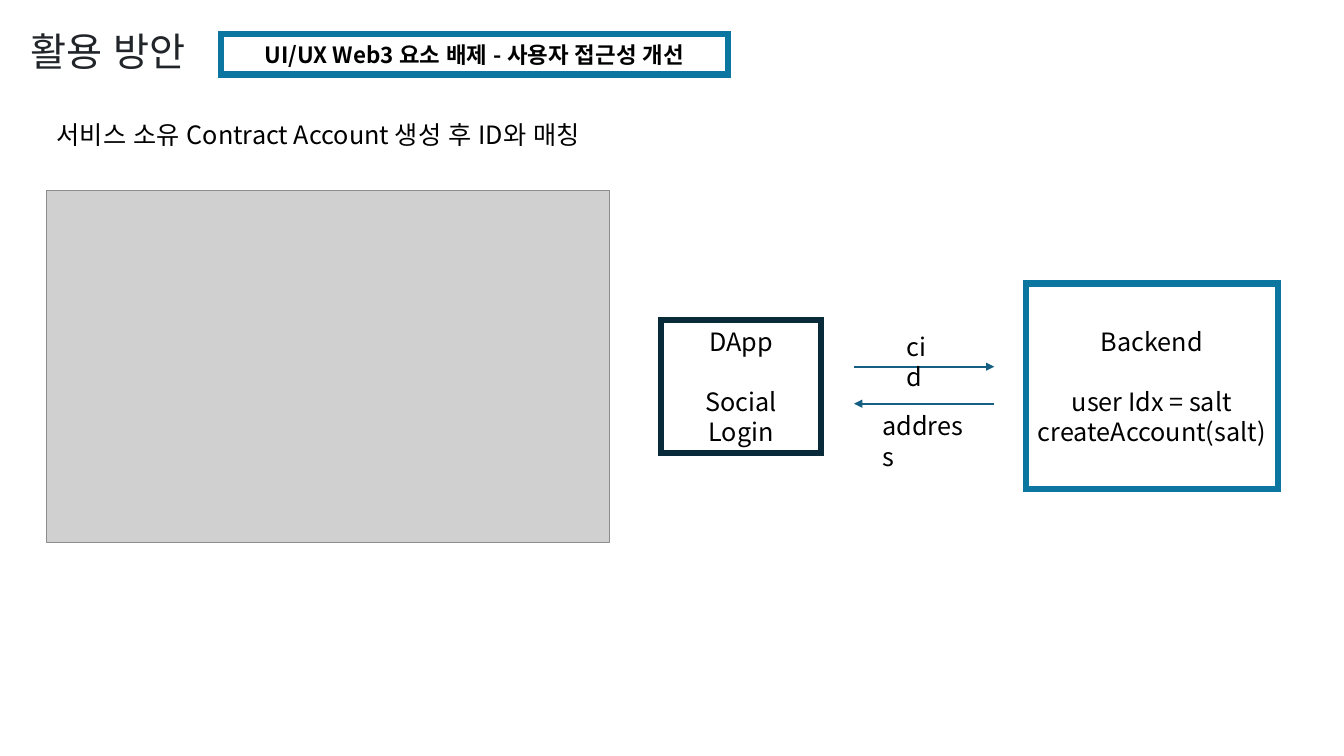
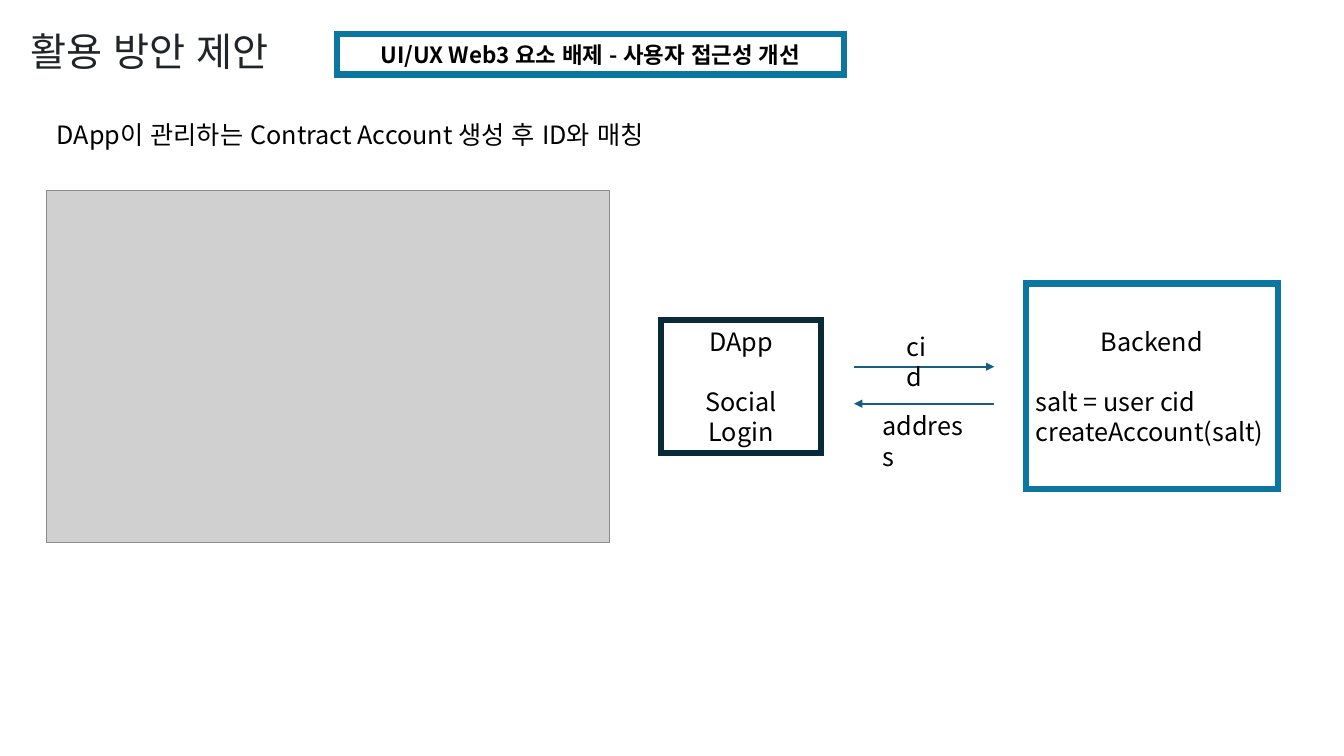
Before and after one commit to yyyljy/erc4337_alchemybundler, a slide deck: slide 13 of ERC4337.pptx. Drawn at 1344x756 pixels with LibreOffice and Linux fonts; fonts in the diff are those of the drawing; grey boxes stand for pictures. Boxes give left, top, right and bottom in pixels: in the first picture for what was removed or moved away, otherwise in the second. Text is boxed around its words. In the diff, an @@ line names an element or a change of style, - is before the commit and + after.

```diff
--- a/ERC4337.pptx
+++ b/ERC4337.pptx
@@ text at bbox=[30, 33, 268, 69]: text changed @@
-활용 방안
+활용 방안 제안
@@ rectangle "UI/UX Web3 요소 배제 - ...": place and size @@
-rectangle "UI/UX Web3 요소 배제 - ..." at bbox=[221, 34, 728, 75]
+rectangle "UI/UX Web3 요소 배제 - ..." at bbox=[337, 34, 844, 75]
@@ text at bbox=[57, 123, 643, 150]: text changed @@
-서비스 소유 Contract Account 생성 후 ID와 매칭
+DApp이 관리하는 Contract Account 생성 후 ID와 매칭
@@ text in rectangle at bbox=[1036, 391, 1155, 412]: text changed @@
-user Idx = salt
+salt = user cid
@@ text in rectangle at bbox=[1036, 420, 1264, 446]: alignment centre to left @@
```
Also in this commit, not shown: 8 other slides changed.
